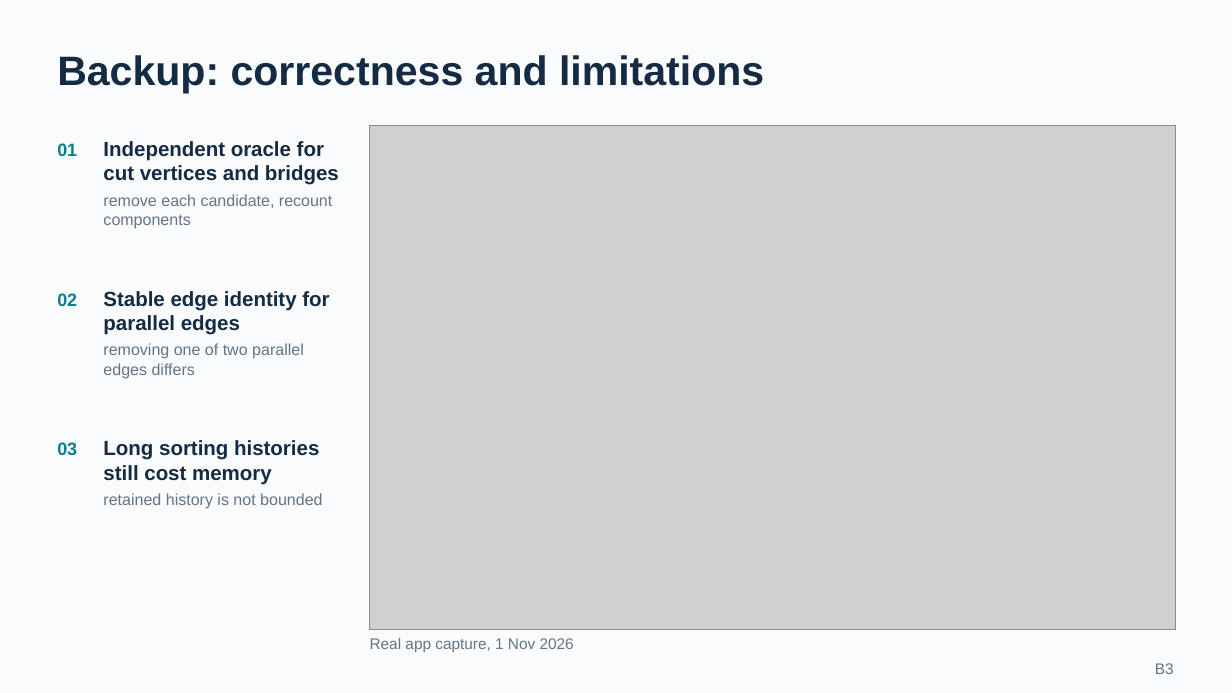
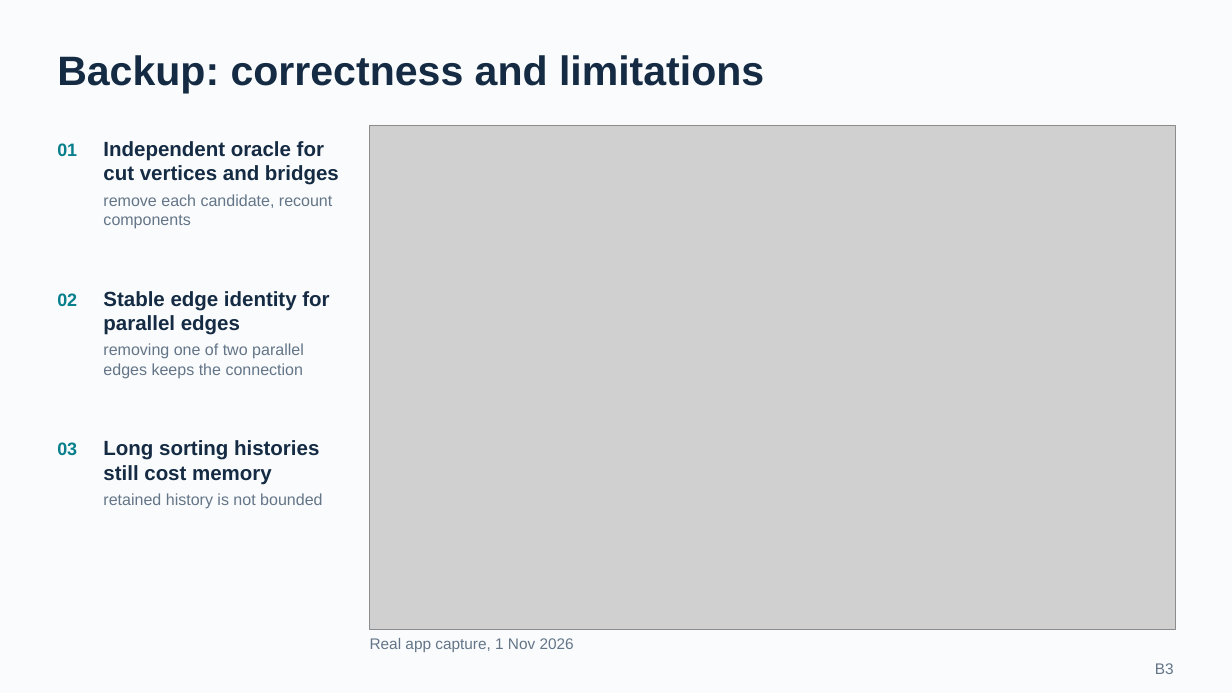
Before and after one commit to BJoozz/docsforfyp, a slide deck: slide 3 of presentation/VisuAlgo_CA_QA_Backup.pptx. Drawn at 1232x693 pixels with LibreOffice and Linux fonts; fonts in the diff are those of the drawing; grey boxes stand for pictures. Boxes give left, top, right and bottom in pixels: in the first picture for what was removed or moved away, otherwise in the second. Text is boxed around its words. In the diff, an @@ line names an element or a change of style, - is before the commit and + after.

```diff
--- a/presentation/VisuAlgo_CA_QA_Backup.pptx
+++ b/presentation/VisuAlgo_CA_QA_Backup.pptx
@@ text at (103, 343, 304, 379): text changed @@
-removing one of two parallel edges differs
+removing one of two parallel edges keeps the connection
```
Also in this commit, not shown: 2 other slides changed, 18 other files.
